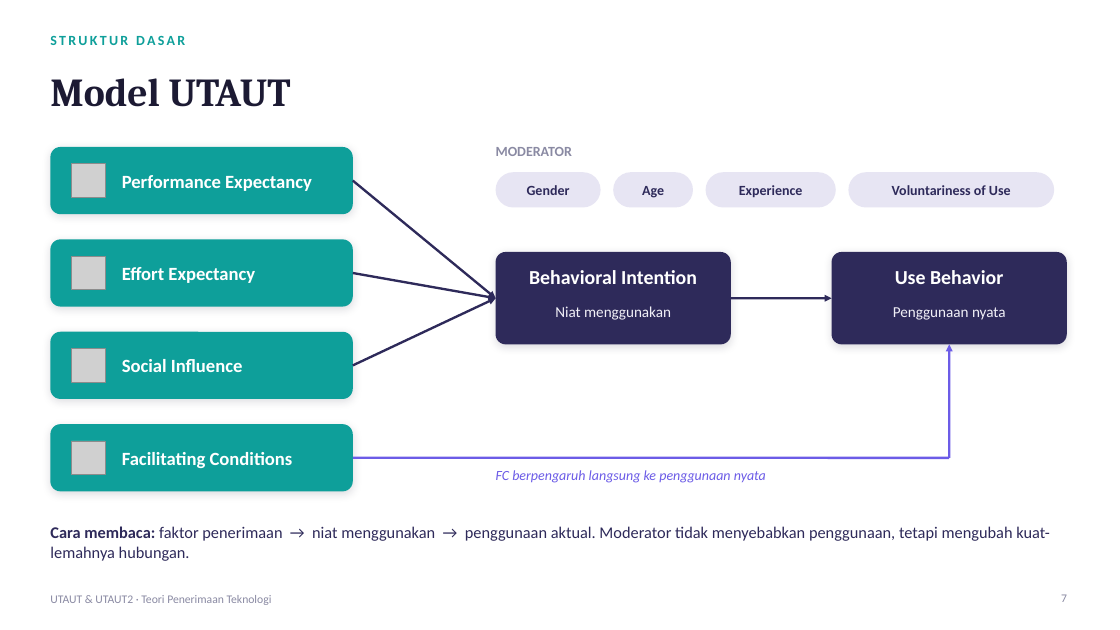
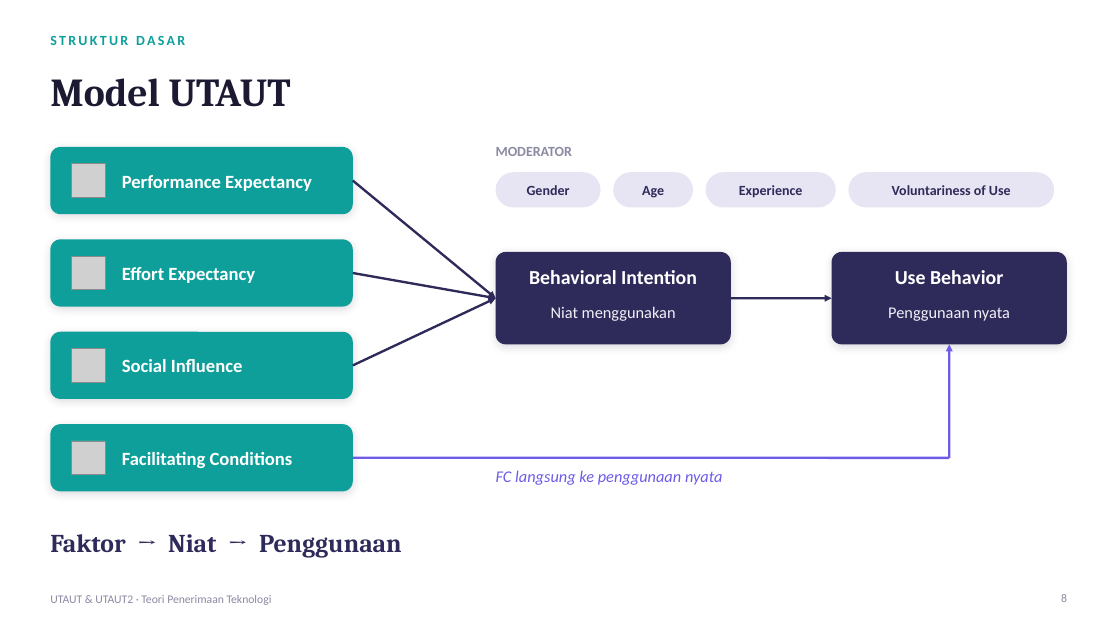
Before and after one commit to KevArslanian/S-Enigma, a slide deck: slide 8 of materi/UTAUT_UTAUT2.pptx (slide 7 before the commit). Drawn at 1120x630 pixels with LibreOffice and Linux fonts; fonts in the diff are those of the drawing; grey boxes stand for pictures. Boxes give left, top, right and bottom in pixels: in the first picture for what was removed or moved away, otherwise in the second. Text is boxed around its words. In the diff, an @@ line names an element or a change of style, - is before the commit and + after.

```diff
--- a/materi/UTAUT_UTAUT2.pptx
+++ b/materi/UTAUT_UTAUT2.pptx
@@ text "Niat menggunakan" at [551,306,676,321]: size 13 to 14 pt @@
@@ text "Penggunaan nyata" at [888,307,1010,321]: size 13 to 14 pt @@
@@ text at [496,470,723,485]: text changed; size 12 to 14 pt @@
-FC berpengaruh langsung ke penggunaan nyata
+FC langsung ke penggunaan nyata
@@ text at [50,534,402,557]: text changed; size 14 to 22 pt; font Calibri to Cambria; bold on @@
-Cara membaca: faktor penerimaan → niat menggunakan → penggunaan aktual. Moderator tidak menyebabkan penggunaan, tetapi mengubah kuat-lemahnya hubungan.
+Faktor → Niat → Penggunaan
@@ page number at [1061,594,1067,602]: text changed @@
-7
+8
```
Also in this commit, not shown: 18 other slides changed, 12 slides added, 4 slides removed.
